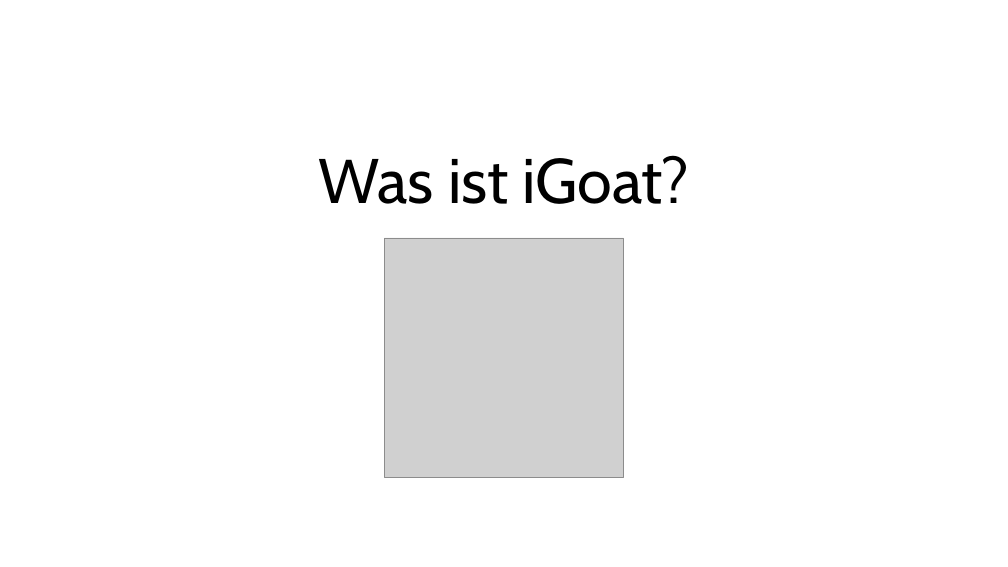
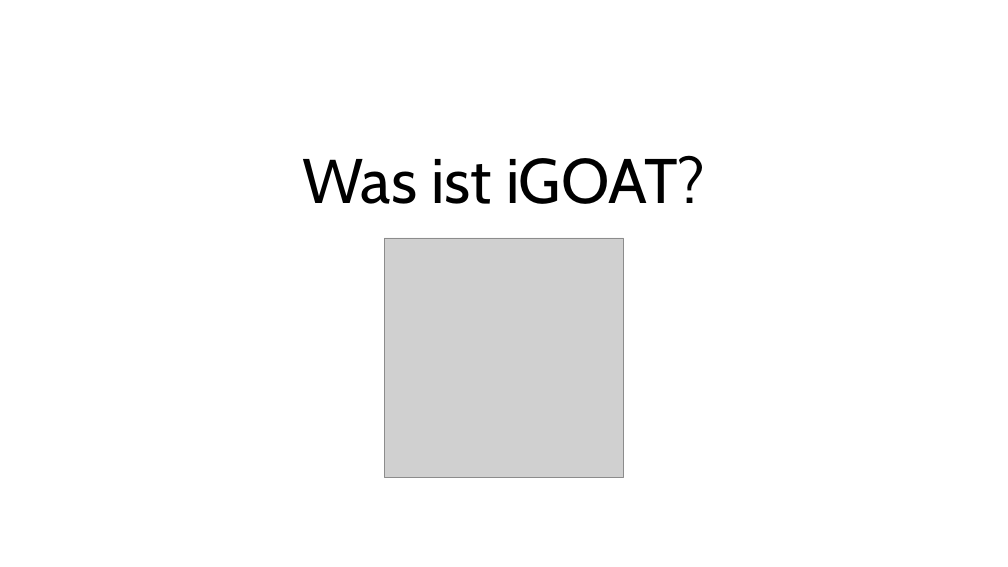
Before and after one commit to verifizieren/iGOAT, a slide deck: slide 3 of Presentation/Gruppe10(Präsentation1).pptx. Drawn at 1008x567 pixels with LibreOffice and Linux fonts; fonts in the diff are those of the drawing; grey boxes stand for pictures; background and template pictures are left out. Boxes give left, top, right and bottom in pixels: in the first picture for what was removed or moved away, otherwise in the second. Text is boxed around its words. In the diff, an @@ line names an element or a change of style, - is before the commit and + after.

```diff
--- a/Presentation/Gruppe10(Präsentation1).pptx
+++ b/Presentation/Gruppe10(Präsentation1).pptx
@@ title at box(302, 155, 705, 204): text changed @@
-Was ist iGoat?
+Was ist iGOAT?
```
Also in this commit, not shown: 5 other slides changed, 1 slide added, 1 other file.
